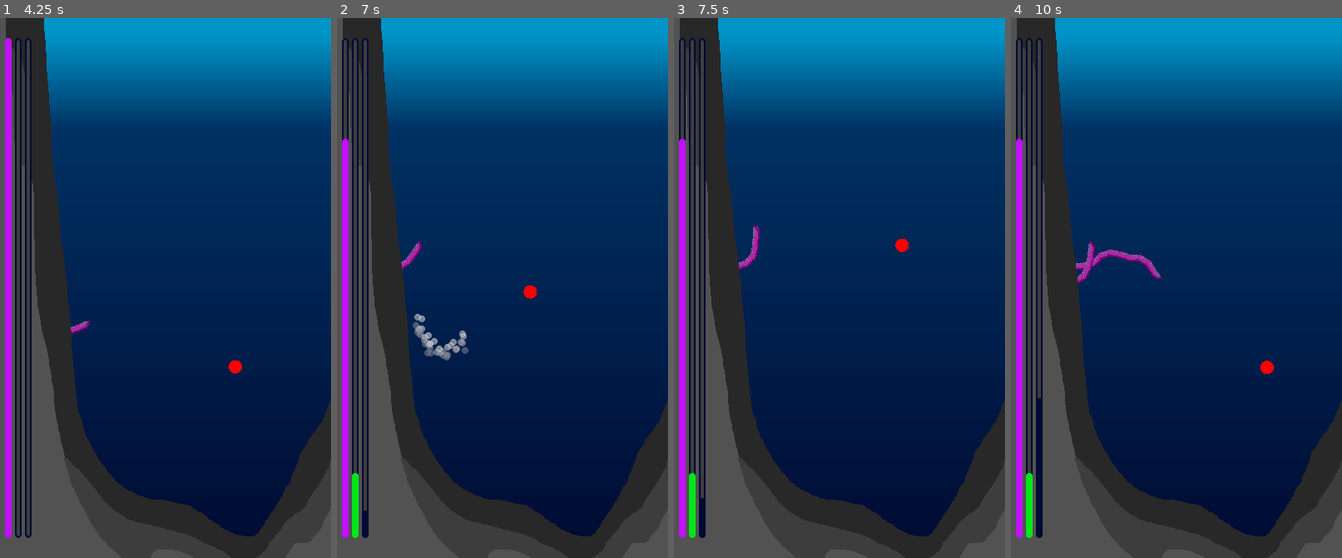
Above: before the commit, frames 1-4 (left to right).
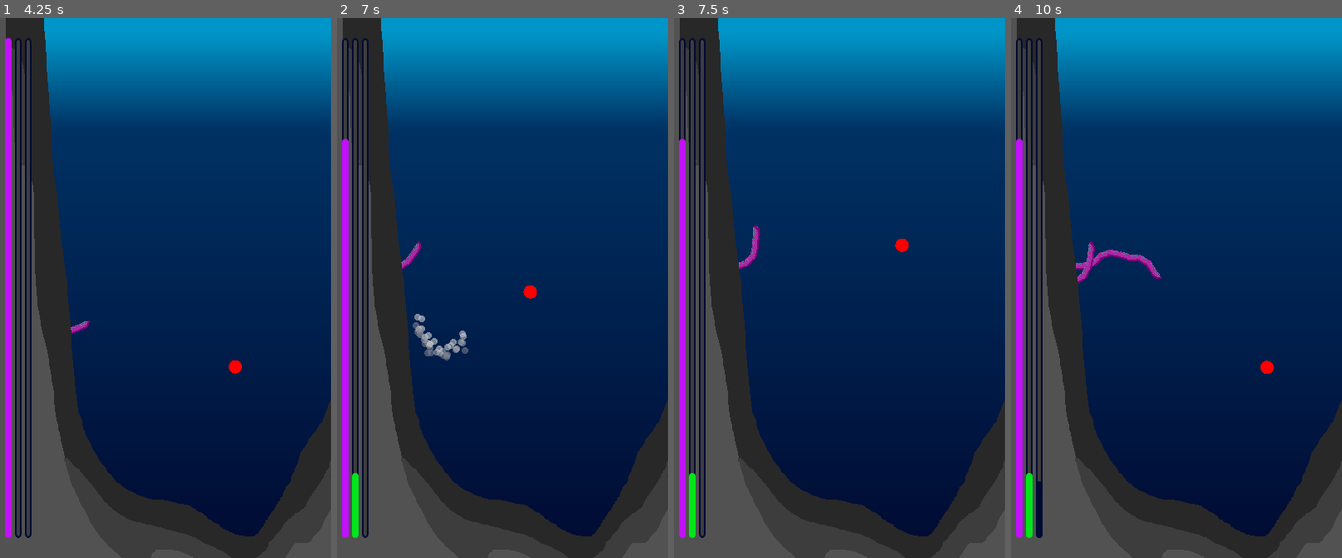
Above: after the commit, the same moments.

Repository: the-alex-g/LD57
Game: Godot game, scene res://world/world.tscn
Same seed, same stepped clock (60 frames per second), same inputs: the game is played once before the commit and once after it. The engine's default icon, where the game draws it, is replaced by a stand-in: a white triangle on a blue panel in a dark square.
Inputs (mouse positions are in pixels of both pictures, inside the frame that each line leads up to):
- Up to frame 1 (4.25 s): tap Enter at 0.5 s; move the mouse to (238, 261) at 0.52 s; hold D (right) 0.53-1.28 s; click (238, 261) at 0.77 s; move the mouse to (99, 315) at 1.27 s; hold S (down) 1.28-2.03 s; click (99, 315) at 1.52 s; move the mouse to (198, 169) at 2.02 s; hold D (right) 2.03-2.78 s; move the mouse to (148, 396) at 2.77 s; hold W (up) 2.78-3.53 s; click (148, 396) at 3.02 s; move the mouse to (264, 369) at 3.52 s; hold A (left) from 3.53 s (still down); click (264, 369) at 3.77 s
- Up to frame 2 (7 s): move the mouse to (403, 207) at 4.27 s; click (403, 207) at 4.52 s; move the mouse to (519, 288) at 5.02 s; release A (left) at 5.03 s; hold S (down) 5.03-5.78 s; move the mouse to (452, 153) at 5.77 s; hold D (right) 5.78-6.53 s; click (452, 153) at 6.02 s; move the mouse to (575, 261) at 6.52 s; hold W (up) from 6.53 s (still down); click (575, 261) at 6.77 s
- Up to frame 3 (7.5 s): move the mouse to (773, 315) at 7.27 s; release W (up) at 7.28 s; hold D (right) from 7.28 s (still down)
- Up to frame 4 (10 s): click (1110, 315) at 7.52 s; move the mouse to (1209, 169) at 8.02 s; release D (right) at 8.03 s; hold S (down) 8.03-8.78 s; move the mouse to (1159, 396) at 8.77 s; hold A (left) 8.78-9.53 s; click (1159, 396) at 9.02 s; move the mouse to (1275, 369) at 9.52 s; hold W (up) from 9.53 s (still down); click (1275, 369) at 9.77 s

Frame 1 is identical in both runs. In frame 2, less than 0.1% of the frame differs, in the area x 7-10%, y 91-97%; in frame 3, less than 0.1%; in frame 4, 0.2%, in the area x 8-10%, y 70-86%.

Commit message:
Add background music

Diff:
--- /dev/null
+++ b/project/music/audio_bus.tres
@@ -0,0 +1,27 @@
+[gd_resource type="AudioBusLayout" format=3 uid="uid://dd8tmxyr2veyw"]
+
+[resource]
+bus/1/name = &"Music"
+bus/1/solo = false
+bus/1/mute = false
+bus/1/bypass_fx = false
+bus/1/volume_db = 0.0
+bus/1/send = &"Master"
+bus/2/name = &"Drum"
+bus/2/solo = false
+bus/2/mute = false
+bus/2/bypass_fx = false
+bus/2/volume_db = 0.0
+bus/2/send = &"Music"
+bus/3/name = &"Main"
+bus/3/solo = false
+bus/3/mute = false
+bus/3/bypass_fx = false
+bus/3/volume_db = 0.0
+bus/3/send = &"Music"
+bus/4/name = &"Goblin"
+bus/4/solo = false
+bus/4/mute = false
+bus/4/bypass_fx = false
+bus/4/volume_db = 0.0
+bus/4/send = &"Music"
--- /dev/null
+++ b/project/music/music.gd
@@ -0,0 +1,19 @@
+extends Node
+
+var _goblin_bus_index := AudioServer.get_bus_index("Goblin")
+
+@onready var _drum_player := $Drum
+@onready var _goblin_player := $Goblin
+@onready var _main_player := $Main
+
+
+func _ready() -> void:
+	_drum_player.play()
+	_goblin_player.play()
+	_main_player.play()
+	update_corruption(0.0)
+
+
+func update_corruption(percent_corrupted: float) -> void:
+	var volume := lerpf(-36.0, 0.0, sin(percent_corrupted * PI / 2.0))
+	AudioServer.set_bus_volume_db(_goblin_bus_index, volume)
--- /dev/null
+++ b/project/music/music.tscn
@@ -0,0 +1,21 @@
+[gd_scene load_steps=5 format=3 uid="uid://bx4vrfhhbxokd"]
+
+[ext_resource type="Script" uid="uid://6onnstnvn55w" path="res://music/music.gd" id="1_g6io0"]
+[ext_resource type="AudioStream" uid="uid://csy2asvw6wko2" path="res://music/drum.ogg" id="1_xbpmt"]
+[ext_resource type="AudioStream" uid="uid://bgn2odpg3pm5v" path="res://music/goblin.ogg" id="2_g6io0"]
+[ext_resource type="AudioStream" uid="uid://bgydivtw5xnoc" path="res://music/main.ogg" id="3_sma34"]
+
+[node name="Music" type="Node"]
+script = ExtResource("1_g6io0")
+
+[node name="Drum" type="AudioStreamPlayer" parent="."]
+stream = ExtResource("1_xbpmt")
+bus = &"Drum"
+
+[node name="Goblin" type="AudioStreamPlayer" parent="."]
+stream = ExtResource("2_g6io0")
+bus = &"Goblin"
+
+[node name="Main" type="AudioStreamPlayer" parent="."]
+stream = ExtResource("3_sma34")
+bus = &"Main"
--- a/project/player/player.gd
+++ b/project/player/player.gd
@@ -11,8 +11,8 @@
 @export var max_accel := 300.0
 @export var min_heal_time := 1.0
 @export var max_heal_time := 100.0
-@export var min_corruption_reduction := 1.0
-@export var max_corruption_reduction := 10.0
+@export var min_corruption_reduction := 3.0
+@export var max_corruption_reduction := 15.0
 @export_group("Jumping")
 @export var jump_radius := 50.0
 @export var jump_accel := 50.0
--- a/project/project.godot
+++ b/project/project.godot
@@ -14,6 +14,14 @@
 run/main_scene="uid://seurifg8ru1w"
 config/features=PackedStringArray("4.4", "GL Compatibility")
 config/icon="res://icon.svg"
+
+[audio]
+
+buses/default_bus_layout="uid://dd8tmxyr2veyw"
+
+[autoload]
+
+Music="*res://music/music.tscn"
 
 [display]
 
--- a/project/world/world.gd
+++ b/project/world/world.gd
@@ -22,12 +22,14 @@
 		update_points.emit(points)
 		if points >= max_score:
 			game_over.emit(true)
+var _game_over := false
 
 @onready var _player := $Player
 
 
 func _process(delta: float) -> void:
-	corruption -= _player.get_corruption_reduction() * delta
+	if not _game_over:
+		corruption -= _player.get_corruption_reduction() * delta
 
 
 func _on_tentacle_spawner_increase_corruption(amount: float) -> void:
@@ -40,3 +42,11 @@
 
 func _on_player_died() -> void:
 	game_over.emit(false)
+
+
+func _on_update_corruption(new_value: float) -> void:
+	Music.update_corruption(new_value / max_corruption)
+
+
+func _on_game_over(_win: bool) -> void:
+	_game_over = true
--- a/project/world/world.tscn
+++ b/project/world/world.tscn
@@ -49,9 +49,11 @@
 
 [node name="HUD" parent="." instance=ExtResource("5_mmdvd")]
 
+[connection signal="game_over" from="." to="." method="_on_game_over"]
 [connection signal="game_over" from="." to="Player" method="_on_world_game_over"]
 [connection signal="game_over" from="." to="TentacleSpawner" method="_on_world_game_over"]
 [connection signal="game_over" from="." to="HUD" method="_on_world_game_over"]
+[connection signal="update_corruption" from="." to="." method="_on_update_corruption"]
 [connection signal="update_corruption" from="." to="HUD" method="_on_world_update_corruption"]
 [connection signal="update_points" from="." to="HUD" method="_on_world_update_points"]
 [connection signal="died" from="Player" to="." method="_on_player_died"]
Not shown, added: project/music/drum.ogg.import
Not shown, added: project/music/goblin.ogg.import
Not shown, added: project/music/main.ogg.import
Not shown, added: project/music/music.gd.uid
Not shown, added: project/music/drum.ogg
Not shown, added: project/music/goblin.ogg
Not shown, added: project/music/main.ogg
